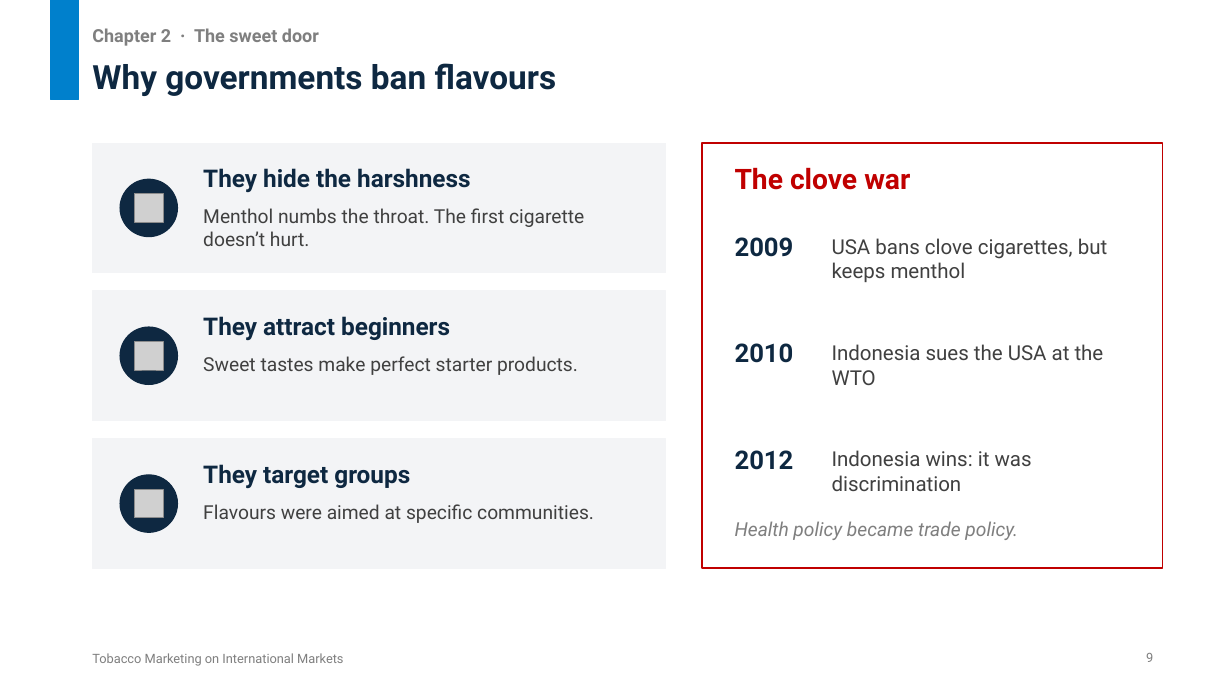
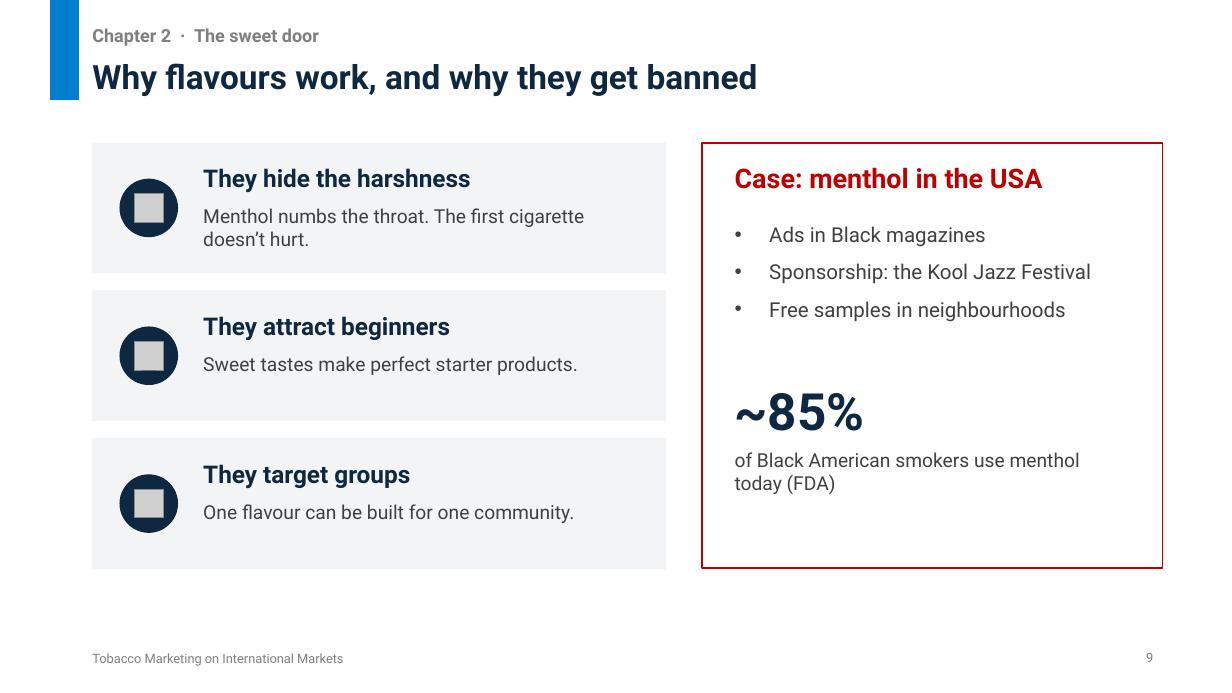
Before and after one commit to untitl333d/-frontend-slides, a slide deck: slide 9 of presentations/tobacco-marketing/Tobacco_Marketing_International_Markets.pptx. Drawn at 1232x693 pixels with LibreOffice and Linux fonts; fonts in the diff are those of the drawing; grey boxes stand for pictures. Boxes give left, top, right and bottom in pixels: in the first picture for what was removed or moved away, otherwise in the second. Text is boxed around its words. In the diff, an @@ line names an element or a change of style, - is before the commit and + after.

```diff
--- a/presentations/tobacco-marketing/Tobacco_Marketing_International_Markets.pptx
+++ b/presentations/tobacco-marketing/Tobacco_Marketing_International_Markets.pptx
@@ title at box(92, 63, 758, 96): text changed @@
-Why governments ban flavours
+Why flavours work, and why they get banned
@@ text at box(735, 167, 1042, 189): text changed; size 22 to 21 pt @@
-The clove war
+Case: menthol in the USA
@@ text removed at box(735, 237, 794, 257) @@
-2009
@@ text added at box(769, 226, 1091, 322), 16 pt, text #404040 @@
+• Ads in Black magazines
+• Sponsorship: the Kool Jazz Festival
+• Free samples in neighbourhoods
@@ text removed at box(832, 238, 1107, 282) @@
-USA bans clove cigarettes, but keeps menthol
@@ text removed at box(735, 343, 794, 363) @@
-2010
@@ text removed at box(832, 344, 1104, 385) @@
-Indonesia sues the USA at the WTO
@@ text added at box(735, 393, 865, 431), 40 pt, text #0E2841, bold @@
+~85%
@@ text removed at box(735, 450, 794, 470) @@
-2012
@@ text added at box(735, 452, 1080, 494), 15 pt, text #404040 @@
+of Black American smokers use menthol today (FDA)
@@ text removed at box(832, 450, 1032, 491) @@
-Indonesia wins: it was discrimination
@@ text at box(203, 504, 574, 523): text changed @@
-Flavours were aimed at specific communities.
+One flavour can be built for one community.
@@ text removed at box(735, 521, 1018, 540) @@
-Health policy became trade policy.
```
Also in this commit, not shown: 8 other slides changed, 1 slide added, 1 slide removed, 2 other files.
